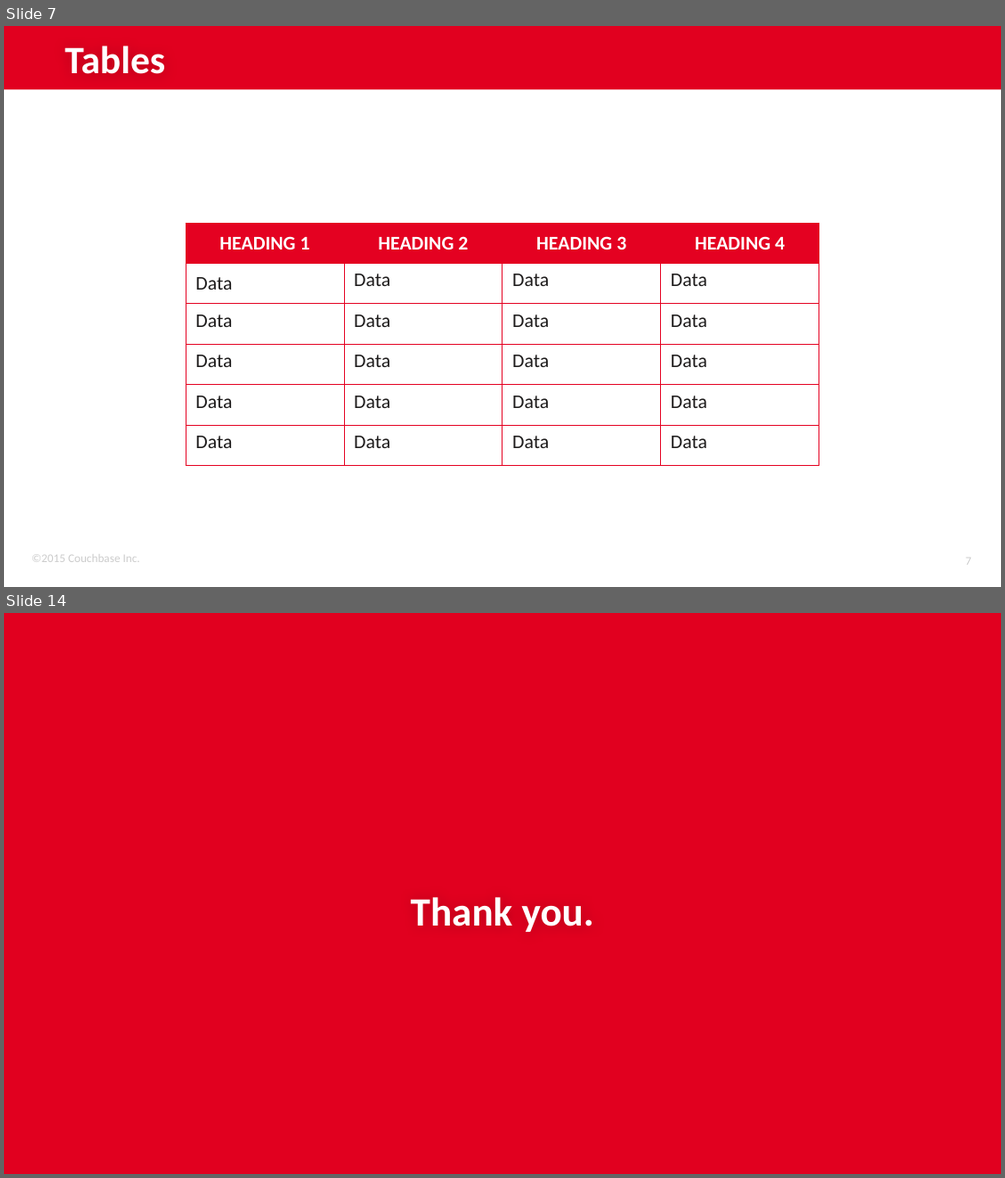
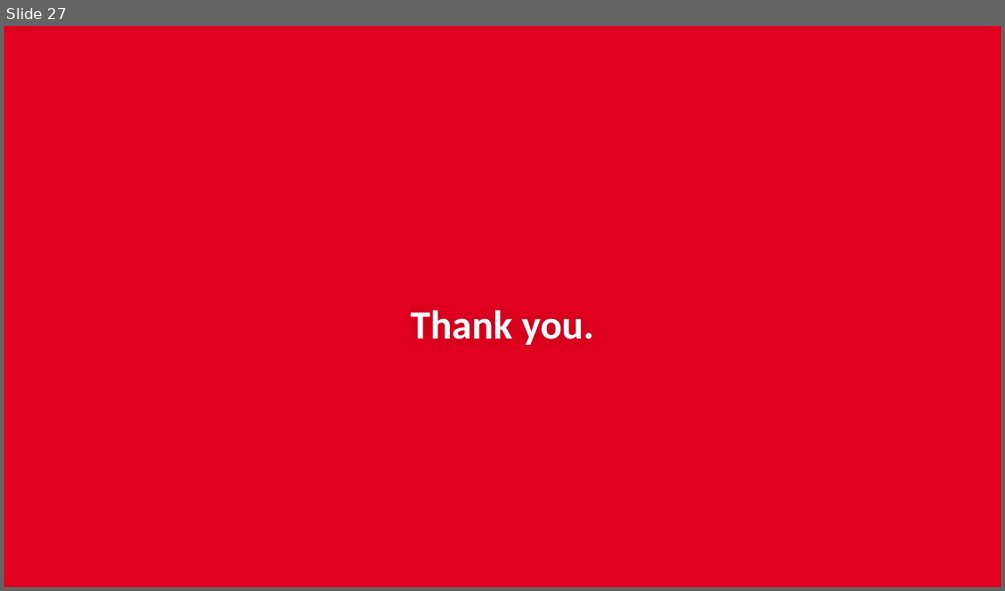
Before and after one commit to subalakr/workshop, a slide deck: server/presentations/Lec-01_Architectural_Overview.pptx. Shown one above the other, each under a label of ours: slides 7 and 14 before the commit, slide 27 after it; the slides between them are not shown. The pictures are 1005x1178 and 1005x591 pixels, drawn with LibreOffice and Linux fonts; fonts in the diff are those of the drawing; background and template pictures are left out. Boxes give left, top, right and bottom in pixels: in the first picture for what was removed or moved away, otherwise in the second. Text is boxed around its words. In the diff, an @@ line names an element or a change of style, - is before the commit and + after.

```diff
--- a/server/presentations/Lec-01_Architectural_Overview.pptx
+++ b/server/presentations/Lec-01_Architectural_Overview.pptx
@@ slide 7 removed at (4,26,1001,587), background #FFFFFF @@
@@ rectangle removed at (4,26,1001,90) @@
@@ title removed at (65,46,165,74) @@
-Tables
@@ table removed at (186,223,819,465), 6 rows, 4 columns @@
-HEADING 1 | HEADING 2 | HEADING 3 | HEADING 4
-Data | Data | Data | Data
-Data | Data | Data | Data
-Data | Data | Data | Data
-Data | Data | Data | Data
-Data | Data | Data | Data
@@ text removed at (32,555,140,562) @@
-©2015 Couchbase Inc.
@@ page number removed at (965,557,971,564) @@
-7
@@ what was slide 14 is now slide 27 @@
```
Also in this commit, not shown: 26 slides added, 13 other slides removed, 2 other files.
